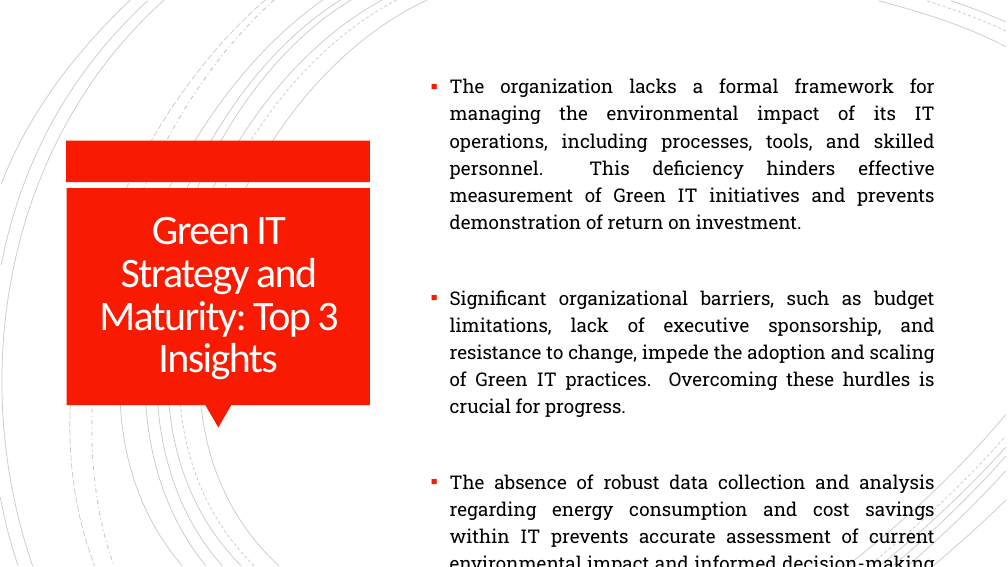
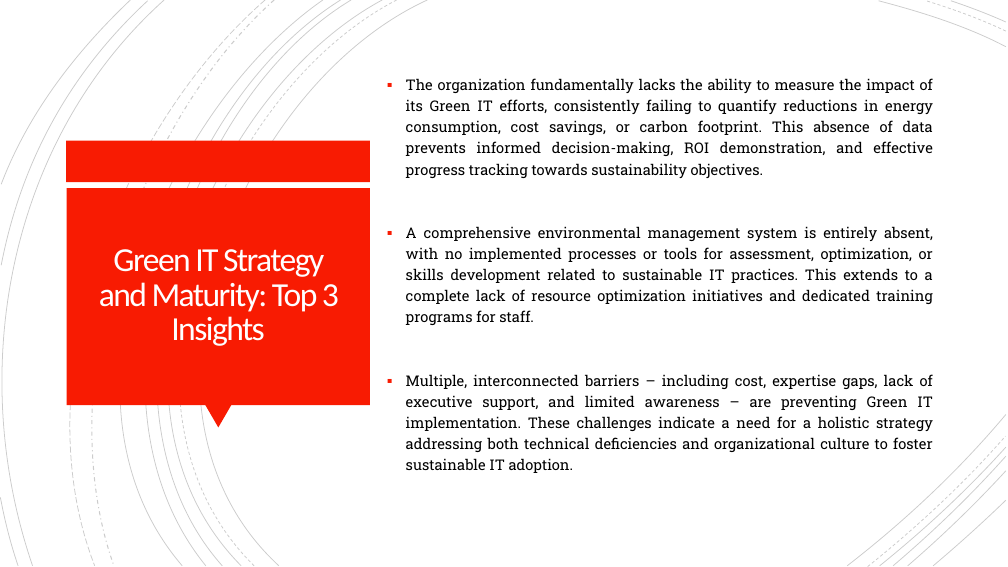
Before and after one commit to cyberox33/test_render_backend, a slide deck: slide 14 of Generated_Recommendation_Report_Streamlined.pptx. Drawn at 1008x567 pixels with LibreOffice and Linux fonts; fonts in the diff are those of the drawing. Boxes give left, top, right and bottom in pixels: in the first picture for what was removed or moved away, otherwise in the second. Text is boxed around its words. In the diff, an @@ line names an element or a change of style, - is before the commit and + after.

Commit message:
green within software v1

```diff
--- a/Generated_Recommendation_Report_Streamlined.pptx
+++ b/Generated_Recommendation_Report_Streamlined.pptx
@@ text at (x1=406, y1=78, x2=933, y2=473): text changed; size 18 to 14 pt @@
-▪ The organization lacks a formal framework for managing the environmental impact of its IT operations, including processes, tools, and skilled personnel. This deficiency hinders effective measurement of Green IT initiatives and prevents demonstration of return on investment.
-▪ Significant organizational barriers, such as budget limitations, lack of executive sponsorship, and resistance to change, impede the adoption and scaling of Green IT practices. Overcoming these hurdles is crucial for progress.
-▪ The absence of robust data collection and analysis regarding energy consumption and cost savings within IT prevents accurate assessment of current environmental impact and informed decision-making for future Green IT investments.
+▪ The organization fundamentally lacks the ability to measure the impact of its Green IT efforts, consistently failing to quantify reductions in energy consumption, cost savings, or carbon footprint. This absence of data prevents informed decision-making, ROI demonstration, and effective progress tracking towards sustainability objectives.
+▪ A comprehensive environmental management system is entirely absent, with no implemented processes or tools for assessment, optimization, or skills development related to sustainable IT practices. This extends to a complete lack of resource optimization initiatives and dedicated training programs for staff.
+▪ Multiple, interconnected barriers – including cost, expertise gaps, lack of executive support, and limited awareness – are preventing Green IT implementation. These challenges indicate a need for a holistic strategy addressing both technical deficiencies and organizational culture to foster sustainable IT adoption.
@@ title "Green IT Strategy and Maturity: ..." at (x1=99, y1=249, x2=339, y2=346): size 40 to 32 pt @@
```
Also in this commit, not shown: 18 other slides changed, 13 other files.
